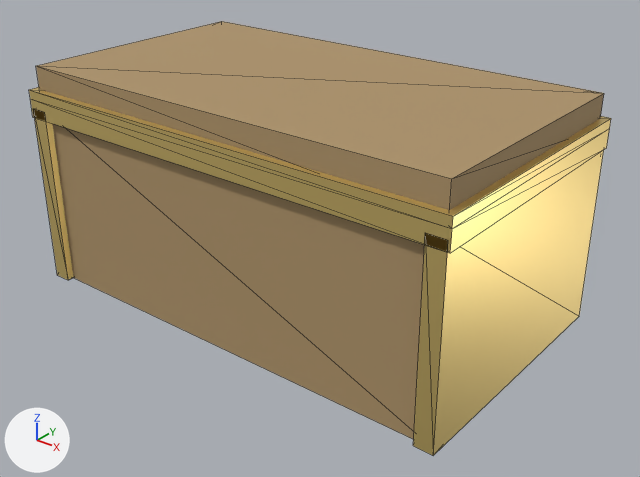
An edit to the glTF model godot/assets/props/mystery_box.glb, drawn before and after from the same camera.
One viewpoint serves both versions: a camera (50 mm lens) standing at (2.19, -2.65, 1.94) and looking at (0.1, -0.03, 0.32). The lights are fixed; the arrows at lower left show +X, +Y and +Z. The picture after the commit comes second. Mesh edges are drawn as thin lines. Vertices at exactly the same position are counted once.

The first picture shows 'MysteryBox'.
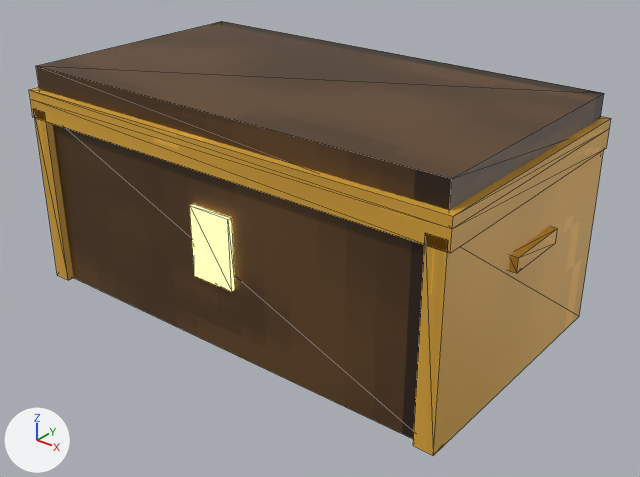
What differs and where, as boxes [x1, y1, x2, y2] in the pictures (640 x 477 px):
'MysteryBox', surface changed, reshaped (beige to brown)
    both: [29, 21, 611, 456]
part 1 of me_mysterybox, added (brown)
    after: [509, 226, 557, 273]
part 2 of me_mysterybox, added
    after: [190, 204, 235, 292]

What changed in the scene script:
```text
Add img_tex_metal:
    img_tex_metal = load_image('tex_metal', '_unpacked/tex_metal', 64, 64, 'sRGB')
Add img_tex_wood:
    img_tex_wood = load_image('tex_wood', '_unpacked/tex_wood', 64, 64, 'sRGB')
Change mat_wood:
    where n0 = _N.new('ShaderNodeBsdfPrincipled'); n0.name = 'Principled BSDF'
    remove n0.inputs[0].default_value = (0.42, 0.29, 0.141, 1.0)  # 'Base Color', brown #ad9369
    remove n0.inputs[2].default_value = 0.8  # 'Roughness'
    add n2 = _N.new('ShaderNodeMix'); n2.name = 'Mix'
    add n2.data_type = 'RGBA'
    add n2.blend_type = 'MULTIPLY'
    add n2.inputs[0].default_value = 1.0  # 'Factor'
    add n2.inputs[7].default_value = (0.147, 0.0685, 0.0176, 1.0)  # 'B', brown #6b4a24
    add n3 = _N.new('ShaderNodeTexImage'); n3.name = 'Image Texture'
    add n3.image = img_tex_wood
    add n3.interpolation = 'Closest'
    add _L.new(n2.outputs[2], n0.inputs[0])  # 'Result' to 'Base Color'
    add _L.new(n3.outputs[0], n2.inputs[6])  # 'Color' to 'A'
Change mat_trim:
    remove # nodes: BsdfPrincipled, OutputMaterial
    remove # colours: yellow #f9dd89
    nodes: BsdfPrincipled, Mix, OutputMaterial, TexImage
    colours: orange #f2b840
    uses the picture img_tex_metal
Change me_mysterybox:
    used by ob_mysterybox; location = (0.0, 0.0, 0.0)
    remove me_mysterybox.from_pydata(...)  # 56 vertices, 84 faces; spans x -1.03..1.03, y -0.58..0.58, z 0.0..0.98
    add me_mysterybox.from_pydata(...)  # 80 vertices, 120 faces; spans x -1.05..1.05, y -0.58..0.58, z 0.0..0.98
    me_mysterybox part 1: a new loose piece, a box spanning x 1.01..1.05, y -0.15..0.15, z 0.52..0.58, in mat_trim
    me_mysterybox part 2: a new loose piece, a box spanning x -0.1..0.1, y -0.57..-0.55, z 0.3..0.6, in mat_glow (orange #ffd17a, glowing orange #ffd17a)
    other edits to the shape of me_mysterybox do not show in these pictures
```
